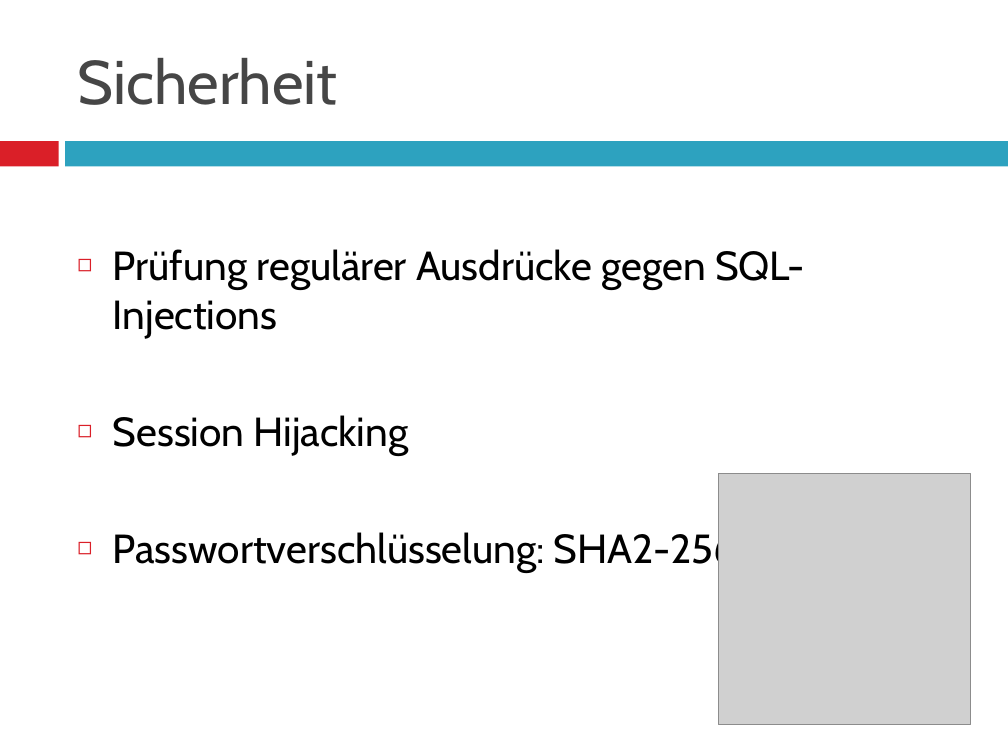
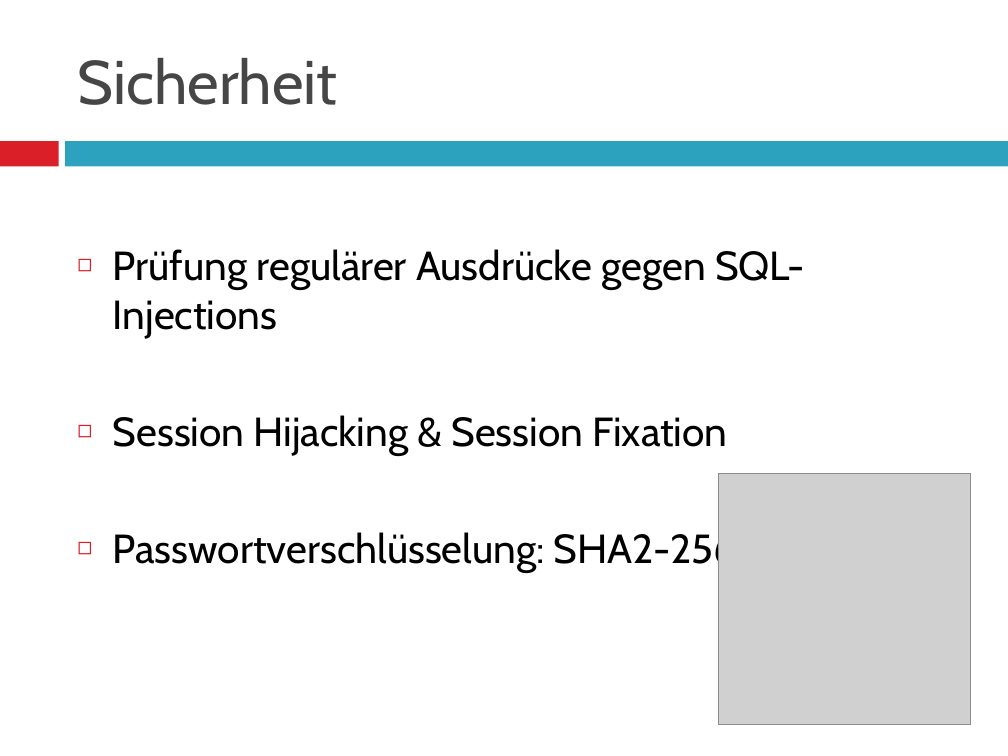
Before and after one commit to Gemba69/SchiffeVersenken, a slide deck: slide 5 of Organisation/Präsentation.pptx. Drawn at 1008x756 pixels with LibreOffice and Linux fonts; fonts in the diff are those of the drawing; grey boxes stand for pictures. Boxes give left, top, right and bottom in pixels: in the first picture for what was removed or moved away, otherwise in the second. Text is boxed around its words. In the diff, an @@ line names an element or a change of style, - is before the commit and + after.

```diff
--- a/Organisation/Präsentation.pptx
+++ b/Organisation/Präsentation.pptx
@@ text at (113, 415, 727, 455): text changed @@
-◻ Session Hijacking
+◻ Session Hijacking & Session Fixation
```
Also in this commit, not shown: 1 other file.
